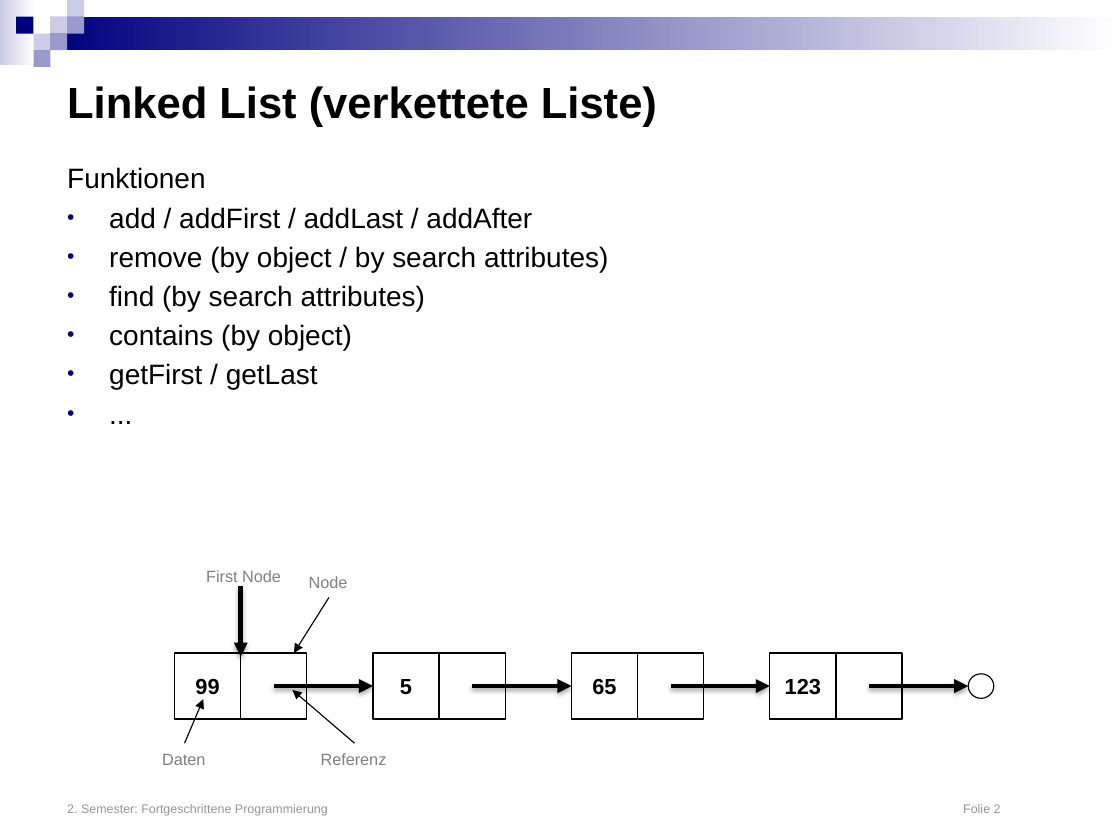
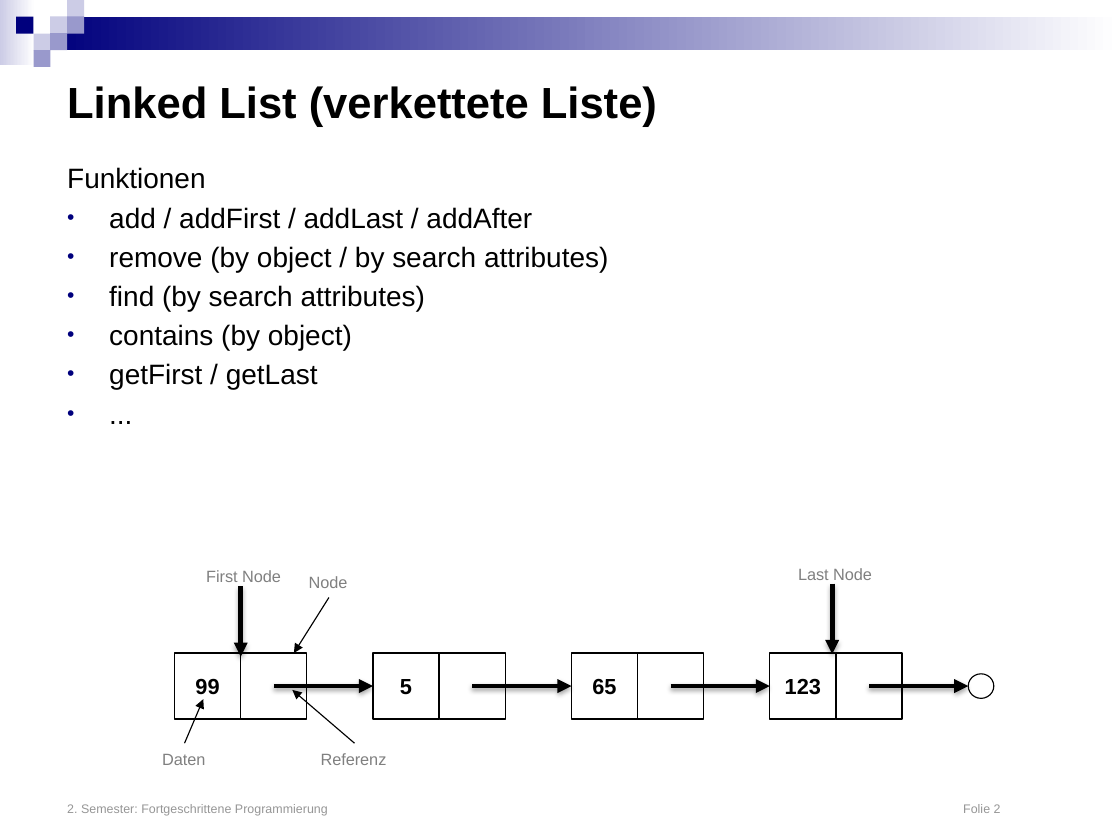
Before and after one commit to matthiasbergneels/dhbwmawwi2019sea, a slide deck: slide 2 of Downloads/Datenstrukturen.pptx. Drawn at 1120x840 pixels with LibreOffice and Linux fonts; fonts in the diff are those of the drawing. Boxes give left, top, right and bottom in pixels: in the first picture for what was removed or moved away, otherwise in the second. Text is boxed around its words. In the diff, an @@ line names an element or a change of style, - is before the commit and + after.

```diff
--- a/Downloads/Datenstrukturen.pptx
+++ b/Downloads/Datenstrukturen.pptx
@@ text added at (798,568,872,580), 10.5 pt, text #808080 @@
+Last Node
@@ arrow added from (832, 584) to (832, 654), #000000 3 pt @@
```
Also in this commit, not shown: 1 other slide changed, 3 other files.
